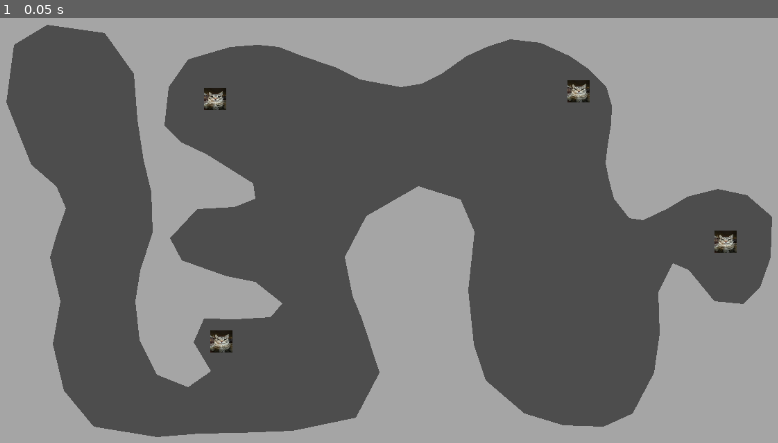
Above: before the commit, frame 1.
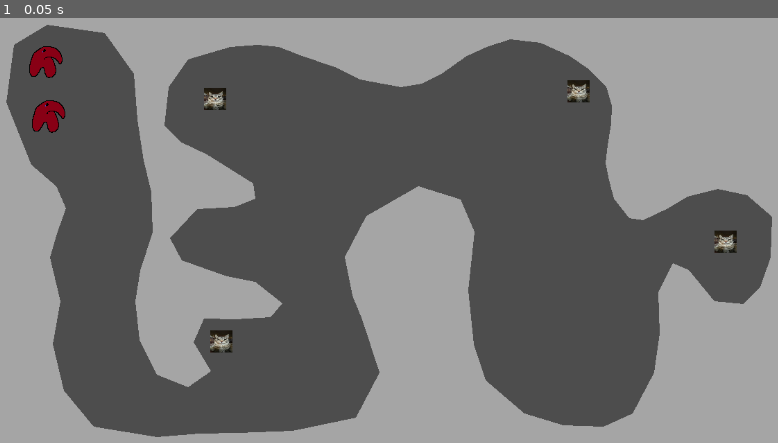
Above: after the commit, the same moment.

Repository: WilliamAalund/aotw-alshi
Game: Godot game, scene res://maps/Map1.tscn
Same seed, same stepped clock (60 frames per second), same inputs: the game is played once before the commit and once after it. This scene is started directly instead of the project's main scene.
Inputs:
- Up to frame 1 (0.05 s): no input

The runs differ from the first frame. In frame 1, 0.5% of the frame differs, in the area x 3-9%, y 6-28%.

Commit message:
Horses spawn now

Diff:
--- a/atow-horses/maps/Map1.tscn
+++ b/atow-horses/maps/Map1.tscn
@@ -3,10 +3,11 @@
 [ext_resource type="Script" uid="uid://bhgdg0vso0cuj" path="res://maps/map_1.gd" id="1_vwdpo"]
 [ext_resource type="PackedScene" uid="uid://cjmq5hpd1qbl" path="res://tools/PowerUpSpawner.tscn" id="2_noylw"]
 
-[node name="Map1" type="Node2D" unique_id=2144207374 node_paths=PackedStringArray("map", "collision")]
+[node name="Map1" type="Node2D" unique_id=2144207374 node_paths=PackedStringArray("map", "collision", "spawns")]
 script = ExtResource("1_vwdpo")
 map = NodePath("Map")
 collision = NodePath("Collision/CollisionPolygon2D")
+spawns = NodePath("Spawns")
 
 [node name="Map" type="Polygon2D" parent="." unique_id=725704257]
 color = Color(0.6484881, 0.6484881, 0.6484881, 1)
--- a/atow-horses/maps/map_1.gd
+++ b/atow-horses/maps/map_1.gd
@@ -1,12 +1,24 @@
 extends Node2D
+
+const horse := preload("res://Horse.tscn")
 
 @export var map: Polygon2D
 @export var collision: CollisionPolygon2D
+@export var spawns: Node
 
 func _ready() -> void:
-	assert(map != null and collision != null)
+	assert(map != null and collision != null and spawns != null)
 	collision.polygon = map.polygon
 	collision.position = map.position
+	spawn_horses(2)
 
-func spawn_horses() -> void:
-	pass # TODO
+func spawn_horses(num_horses: int) -> void:
+	var horse_spawns := spawns.get_children()
+
+	assert(horse_spawns.size() >= num_horses)
+
+	# This assumes that all children of spawns are Node2Ds
+	for i in range(num_horses):
+		var new_horse = horse.instantiate()
+		new_horse.global_position = horse_spawns[i].global_position
+		add_child(new_horse)
